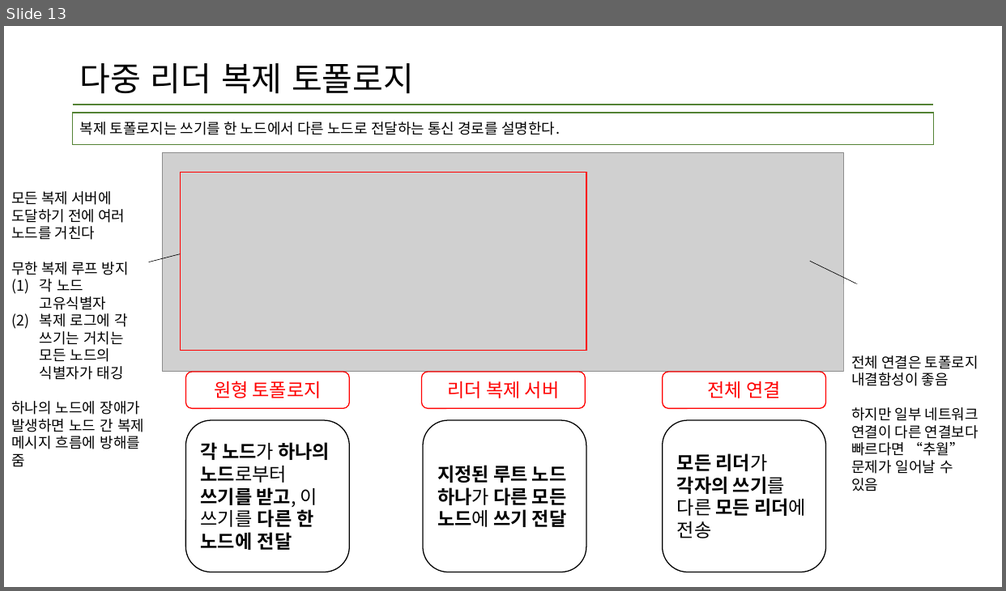
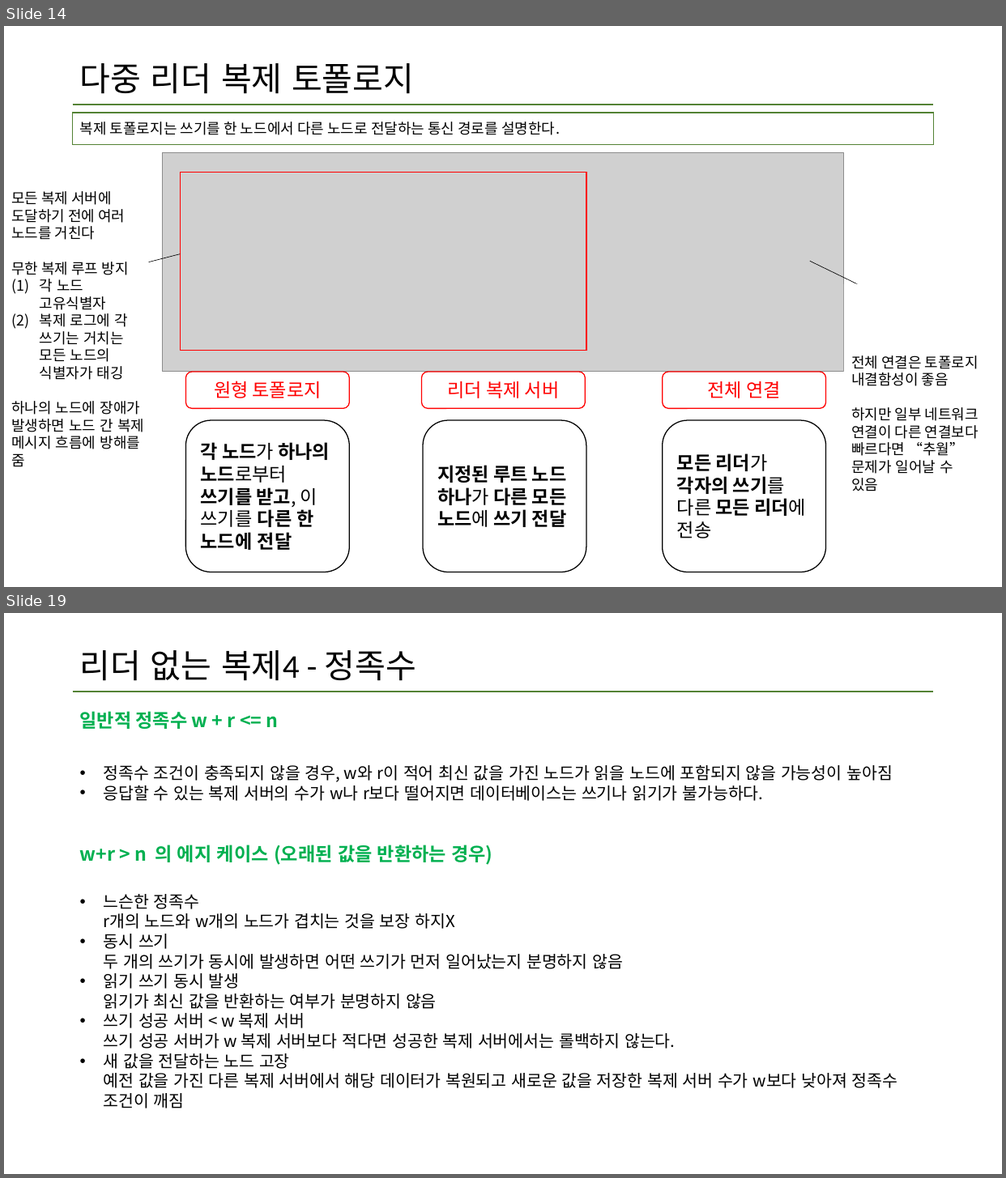
Before and after one commit to data-system-wiki/designing-data-intensive-applications, a slide deck: resources/chapter 5 summary.pptx. Shown one above the other, each under a label of ours: slide 13 before the commit, slides 14 and 19 after it; the slides between them are not shown. The pictures are 1006x591 and 1006x1178 pixels, drawn with LibreOffice and Linux fonts; fonts in the diff are those of the drawing; grey boxes stand for pictures. Boxes give left, top, right and bottom in pixels: in the first picture for what was removed or moved away, otherwise in the second. Text is boxed around its words. In the diff, an @@ line names an element or a change of style, - is before the commit and + after.

Commit message:
5장 업데이트 끝

```diff
--- a/resources/chapter 5 summary.pptx
+++ b/resources/chapter 5 summary.pptx
@@ slide 19 added at (4, 613, 1002, 1174), background #FFFFFF; not listed: 1 template element that a slide beside it also shows @@
@@ title added at (80, 650, 416, 681), 32 pt, text #000000 @@
+리더 없는 복제4 - 정족수
@@ text added at (80, 711, 279, 729), 18 pt, text #00B050, bold @@
+일반적 정족수 w + r <= n
@@ text added at (104, 765, 893, 801), 16 pt, text #000000 @@
+• 정족수 조건이 충족되지 않을 경우, w와 r이 적어 최신 값을 가진 노드가 읽을 노드에 포함되지 않을 가능성이 높아짐
+• 응답할 수 있는 복제 서버의 수가 w나 r보다 떨어지면 데이터베이스는 쓰기나 읽기가 불가능하다.
@@ text added at (80, 845, 492, 865), 18 pt, text #00B050, bold @@
+w+r > n 의 에지 케이스 (오래된 값을 반환하는 경우)
@@ text added at (104, 894, 898, 1109), 16 pt, text #000000 @@
+• 느슨한 정족수
+  r개의 노드와 w개의 노드가 겹치는 것을 보장 하지X
+• 동시 쓰기
+  두 개의 쓰기가 동시에 발생하면 어떤 쓰기가 먼저 일어났는지 분명하지 않음
+• 읽기 쓰기 동시 발생
+  읽기가 최신 값을 반환하는 여부가 분명하지 않음
+• 쓰기 성공 서버 < w 복제 서버
+  쓰기 성공 서버가 w 복제 서버보다 적다면 성공한 복제 서버에서는 롤백하지 않는다.
+• 새 값을 전달하는 노드 고장
+  예전 값을 가진 다른 복제 서버에서 해당 데이터가 복원되고 새로운 값을 저장한 복제 서버 수가 w보다 낮아져 정족수 조건이 깨짐
@@ what was slide 13 is now slide 14 @@
```
Also in this commit, not shown: 2 slides changed, 10 other slides added.
